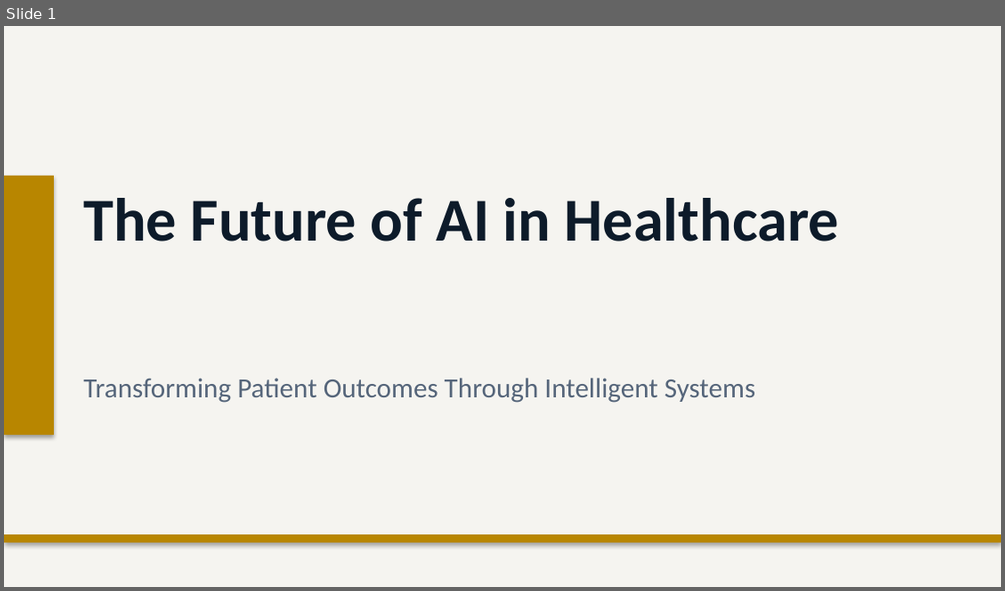
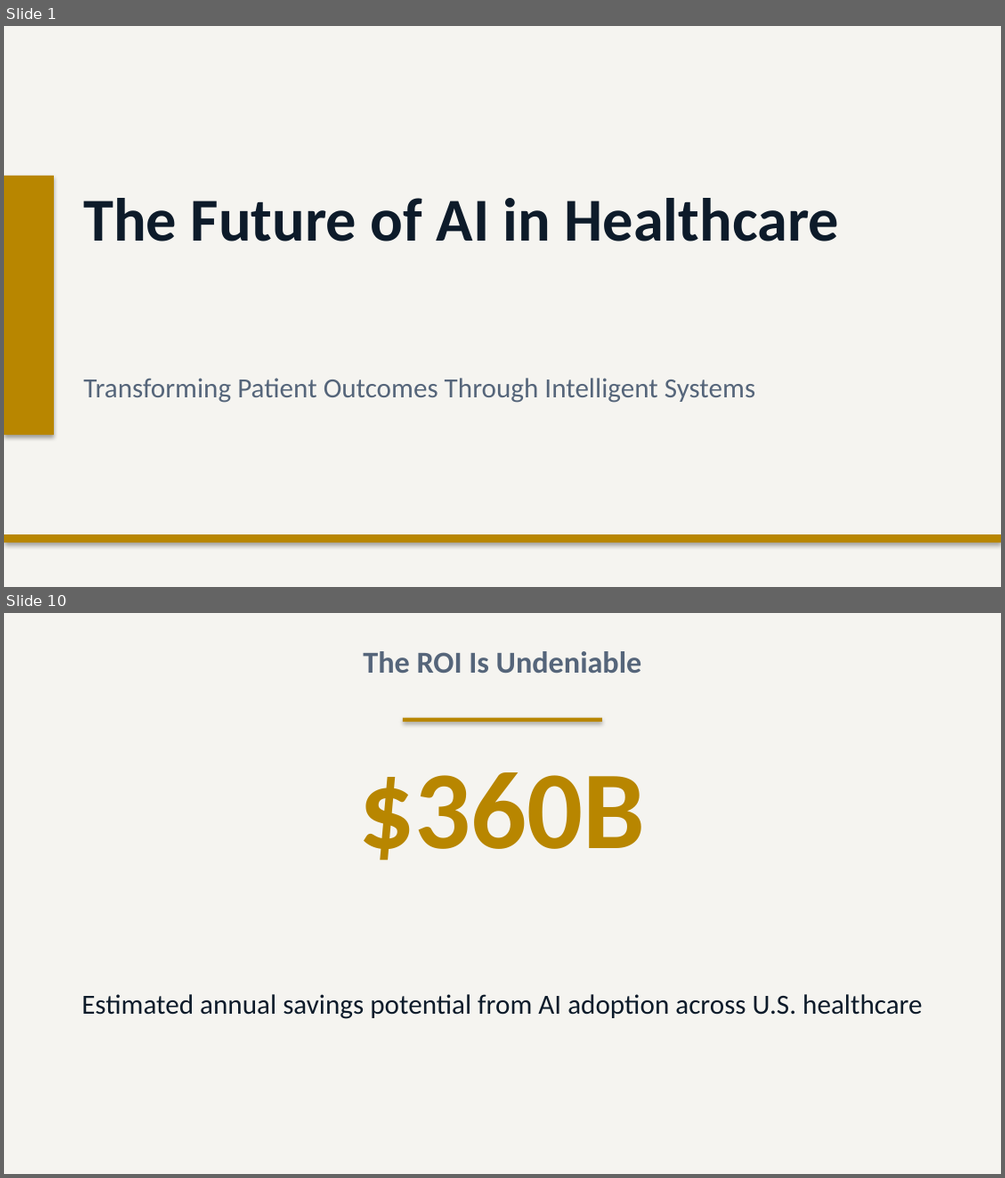
Before and after one commit to Moodswing9/claude-deck-generator, a slide deck: The Future of AI in Healthcare.pptx. Shown one above the other, each under a label of ours: slide 1 before the commit, slides 1 and 10 after it; the slides between them are not shown. The pictures are 1005x591 and 1005x1178 pixels, drawn with LibreOffice and Linux fonts; fonts in the diff are those of the drawing. Boxes give left, top, right and bottom in pixels: in the first picture for what was removed or moved away, otherwise in the second. Text is boxed around its words. In the diff, an @@ line names an element or a change of style, - is before the commit and + after.

```diff
--- a/The Future of AI in Healthcare.pptx
+++ b/The Future of AI in Healthcare.pptx
@@ slide 10 added at (4,613,1001,1174), background #F5F4F0 @@
@@ text added at (363,651,642,673), 22 pt, text #55657A, bold @@
+The ROI Is Undeniable
@@ rectangle added at (403,718,602,722), fill #B88600 @@
@@ text added at (359,772,646,860), 80 pt, text #B88600, bold @@
+$360B
@@ text added at (81,994,922,1019), 20 pt, text #0D1B2A @@
+Estimated annual savings potential from AI adoption across U.S. healthcare
```
Also in this commit, not shown: 5 slides changed, 7 other slides added, 7 slides removed, 1 other file.
